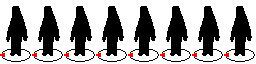
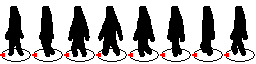
Layers edited between the first and the second 256px x 64px image:
removed layer "Layer 6 copy 2" (1st of 8, in "WALK_LEFT" › "w_L_8") from group "w_L_8" over [230, 6, 252, 56]
added layer "Layer 12" in group "w_L_8" over [230, 6, 248, 56]
removed layer "Layer 6 copy 2" (2nd of 8, in "WALK_LEFT" › "w_L_7") from group "w_L_7" over [198, 6, 220, 56]
added layer "Layer 11" in group "w_L_7" over [200, 6, 215, 56]
removed layer "Layer 6 copy 2" (3rd of 8, in "WALK_LEFT" › "w_L_6") from group "w_L_6" over [166, 6, 188, 56]
added layer "Layer 10" in group "w_L_6" over [167, 6, 185, 57]
removed layer "Layer 6 copy 2" (4th of 8, in "WALK_LEFT" › "w_L_5") from group "w_L_5" over [134, 6, 156, 56]
added layer "Layer 9" in group "w_L_5" over [133, 6, 155, 57]
removed layer "Layer 1 copy 2" (5th of 8, in "WALK_LEFT" › "w_L_4") from group "w_L_4" over [102, 48, 120, 56]
removed layer "Layer 6 copy 2" (5th of 8, in "WALK_LEFT" › "w_L_4") from group "w_L_4" over [102, 6, 124, 56]
added layer "Layer 8" in group "w_L_4" over [98, 6, 123, 56]
added layer "Layer 1 copy 3" (5th of 8, in "WALK_LEFT" › "w_L_4") in group "w_L_4" over [102, 48, 120, 56]
removed layer "Layer 1 copy 2" (6th of 8, in "WALK_LEFT" › "w_L_3") from group "w_L_3" over [71, 48, 87, 57]
removed layer "Layer 6 copy 2" (6th of 8, in "WALK_LEFT" › "w_L_3") from group "w_L_3" over [70, 6, 92, 56]
added layer "Layer 7" in group "w_L_3" over [68, 6, 90, 57]
added layer "Layer 1 copy 3" (6th of 8, in "WALK_LEFT" › "w_L_3") in group "w_L_3" over [71, 48, 87, 57]
removed layer "Layer 6 copy 2" (7th of 8, in "WALK_LEFT" › "w_L_2") from group "w_L_2" over [38, 6, 60, 56]
added layer "Layer 6" in group "w_L_2" over [39, 6, 55, 57]
removed layer "Layer 6 copy 2" (8th of 8, in "WALK_LEFT" › "w_L_1") from group "w_L_1" over [6, 6, 28, 56]
added layer "Layer 6 copy 3" in group "w_L_1" over [5, 6, 24, 56]
…and 12 more changes (6 added, 6 removed)
